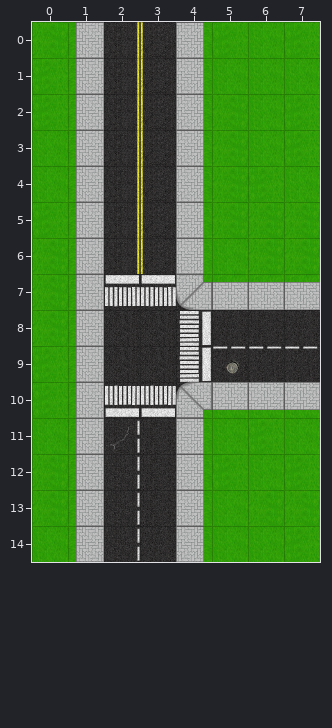
An edit to a level. Tiled map, Traffic_Cop/Assets/Map/level1v2.tmx. That is the earlier state.
Cells are 128x128 px. Shown: x 0..7, y 0..14.
New version:
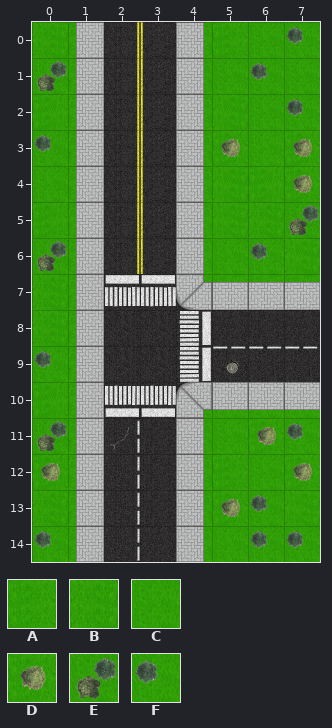
Key: from "RoadTilesV2": A 24, B 25, C 26, D 32, E 34, F 35.
_ is an empty cell, . an unchanged one.
What changed:
--- layer "Tile Layer 1"
@@ x 0..7 @@
- 0 .......A
- 1 A.....C.
- 2 .......A
- 3 C....B.A
- 4 .......C
- 5 .......B
- 6 B.....B.
+ 0 .......F
+ 1 E.....F.
+ 2 .......F
+ 3 F....D.D
+ 4 .......D
+ 5 .......E
+ 6 E.....F.
@@ x 0..0 @@
- 9 A
+ 9 F
@@ x 0..7 @@
-11 C.....AC
-12 B......A
-13 .....CB.
-14 C.....CA
+11 E.....DF
+12 D......D
+13 .....DF.
+14 F.....FF
